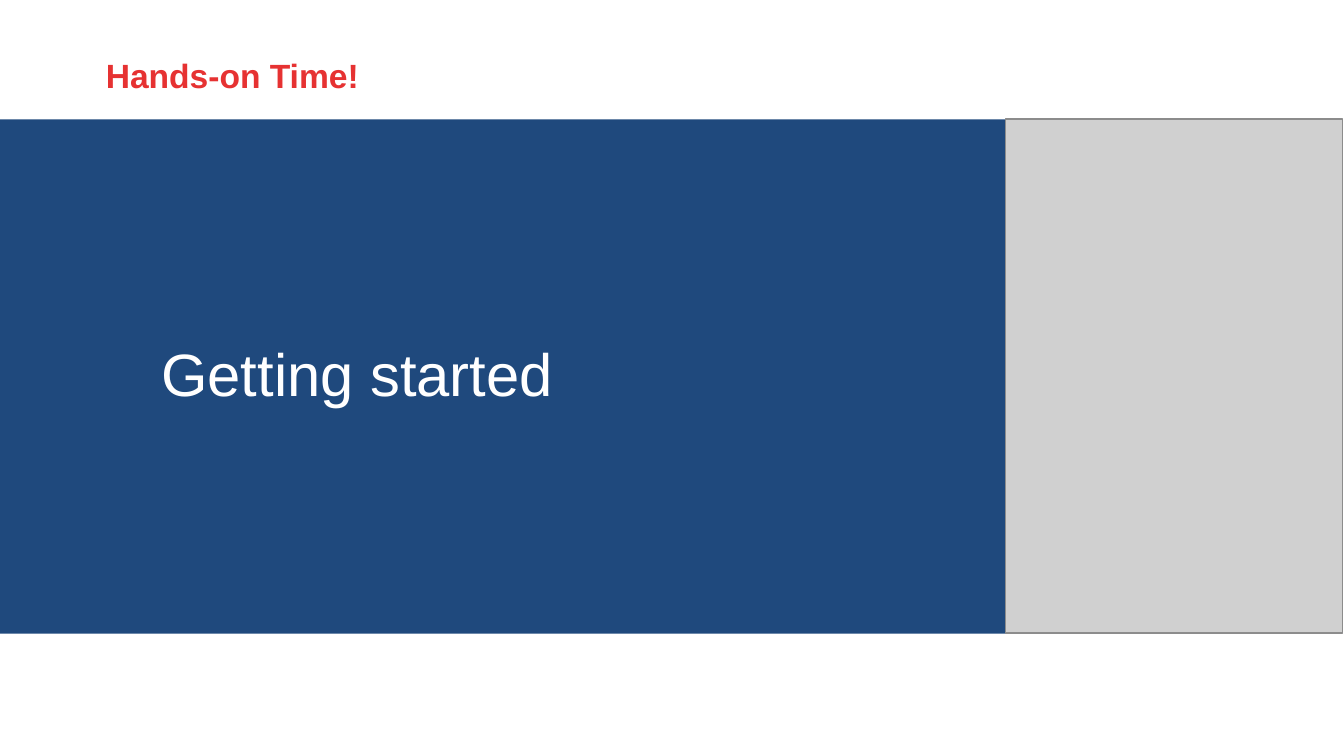
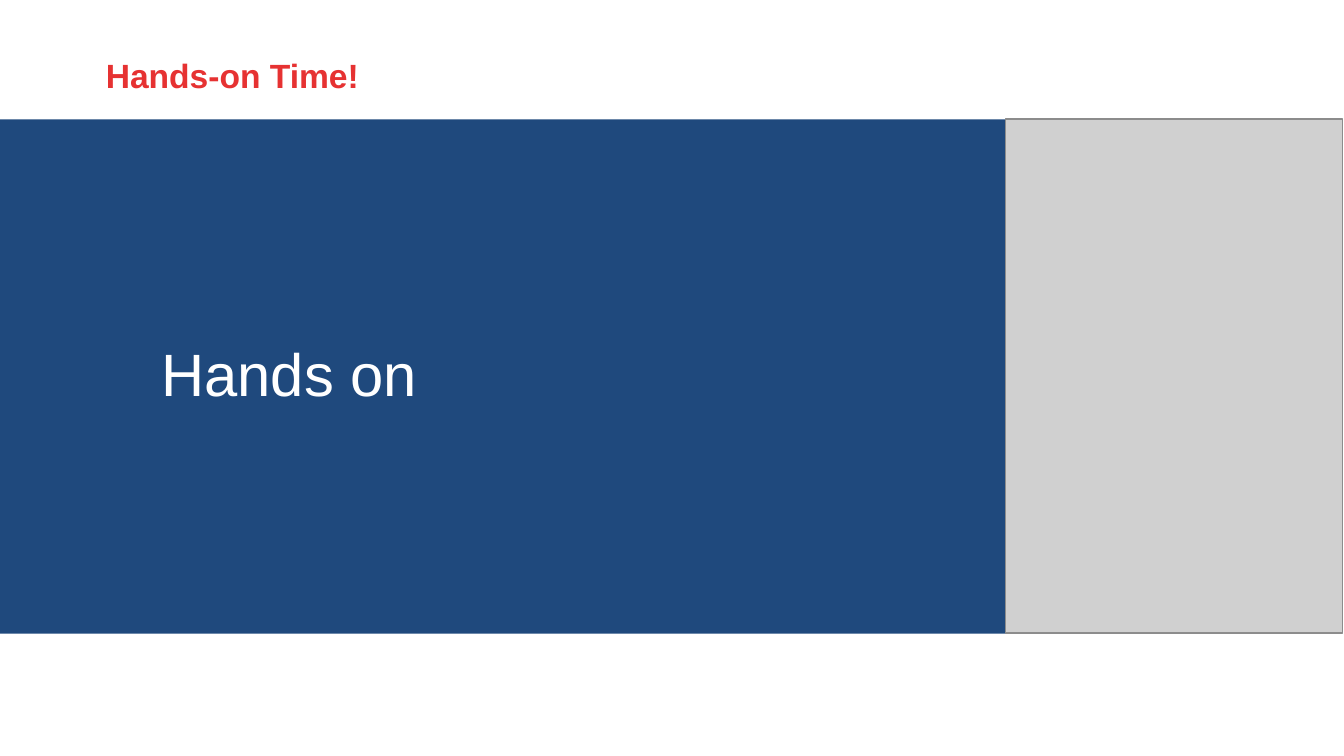
Before and after one commit to AMIS-Services/sig-graphql, a slide deck: slide 9 of slides/graphq-slides.pptx. Drawn at 1344x756 pixels with LibreOffice and Linux fonts; fonts in the diff are those of the drawing; grey boxes stand for pictures; background and template pictures are left out. Boxes give left, top, right and bottom in pixels: in the first picture for what was removed or moved away, otherwise in the second. Text is boxed around its words. In the diff, an @@ line names an element or a change of style, - is before the commit and + after.

```diff
--- a/slides/graphq-slides.pptx
+++ b/slides/graphq-slides.pptx
@@ text at (x1=161, y1=352, x2=416, y2=397): text changed @@
-Getting started
+Hands on
```
Also in this commit, not shown: 2 other slides changed, 1 slide removed, 4 other files.
